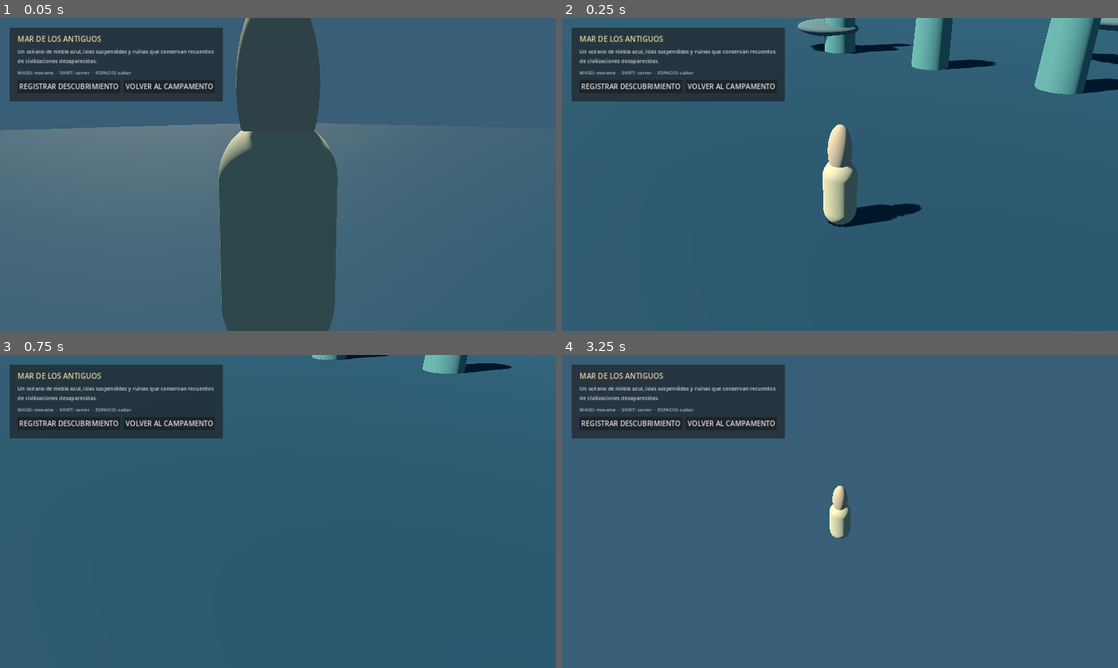
Above: before the commit, frames 1-4 (two rows, left to right).
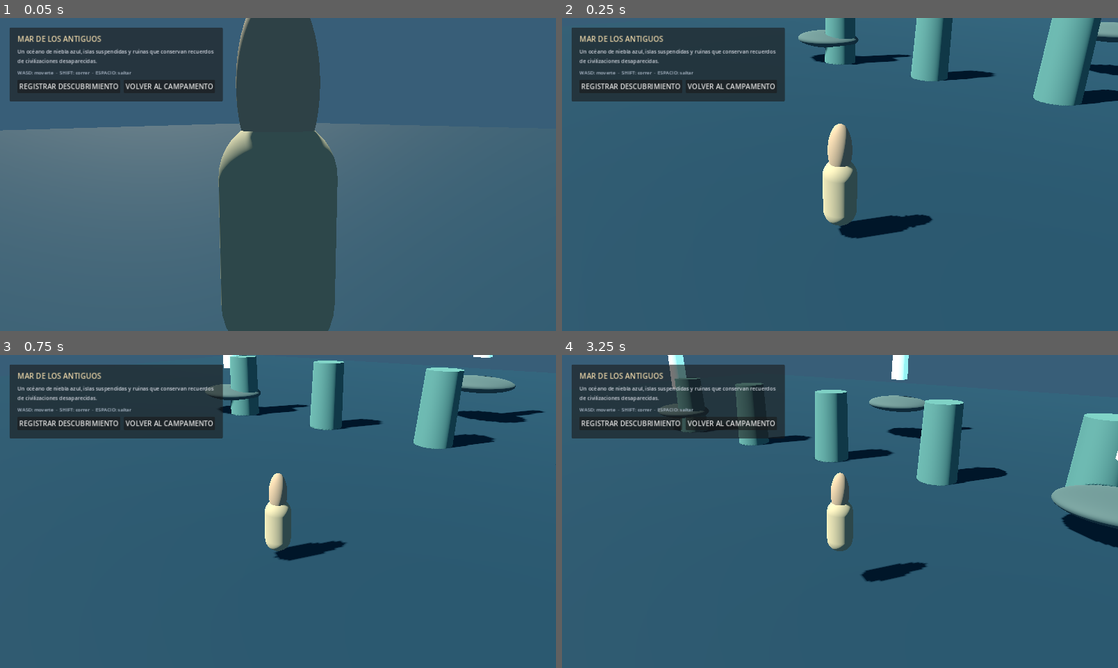
Above: after the commit, the same moments.

Repository: JOSEFRO/cultivation-universe-game
Game: Godot game, scene res://scenes/world/regions/ancient_sea.tscn
The game is run twice, just before and just after one commit, with the same random seed, the same clock (stepped at 60 frames per second) and the same inputs. This scene is started directly instead of the project's main scene.
Inputs:
- Up to frame 1 (0.05 s): no input
- Up to frame 2 (0.25 s): no input
- Up to frame 3 (0.75 s): hold D (move_right) from 0.53 s (still down); hold Shift (run) from 0.53 s (still down)
- Up to frame 4 (3.25 s): tap Space (jump) at 0.77, 1.52, 3.02 s; release D (move_right) at 1.28 s; release Shift (run) at 1.28 s; hold S (move_back) 1.28-2.03 s; tap Shift (run) at 1.35, 2.85 s; hold D (move_right) 2.03-2.78 s; hold Shift (run) 2.03-2.78 s; hold W (move_forward) from 2.78 s (still down)

Frame 1 is identical in both runs. In frame 2, 4.3% of the frame differs, in the area x 42-100%, y 0-71%; in frame 3, 7.3%; in frame 4, 9.9%, in the area x 17-100%, y 0-73%.

Commit message:
fix(world): add walkable collision floor to region scenes

Diff:
--- a/scripts/world/region_world.gd
+++ b/scripts/world/region_world.gd
@@ -50,6 +50,15 @@
 	var ground_mesh := PlaneMesh.new()
 	ground_mesh.size = Vector2(90.0, 90.0)
 	_add_mesh(ground_mesh, _make_material(ground), Vector3.ZERO)
+	var floor_body := StaticBody3D.new()
+	floor_body.name = "WalkableGround"
+	var floor_collision := CollisionShape3D.new()
+	var floor_shape := BoxShape3D.new()
+	floor_shape.size = Vector3(90.0, 0.4, 90.0)
+	floor_collision.shape = floor_shape
+	floor_collision.position.y = -0.2
+	floor_body.add_child(floor_collision)
+	add_child(floor_body)
 
 	for index in range(4):
 		var hill := SphereMesh.new()
